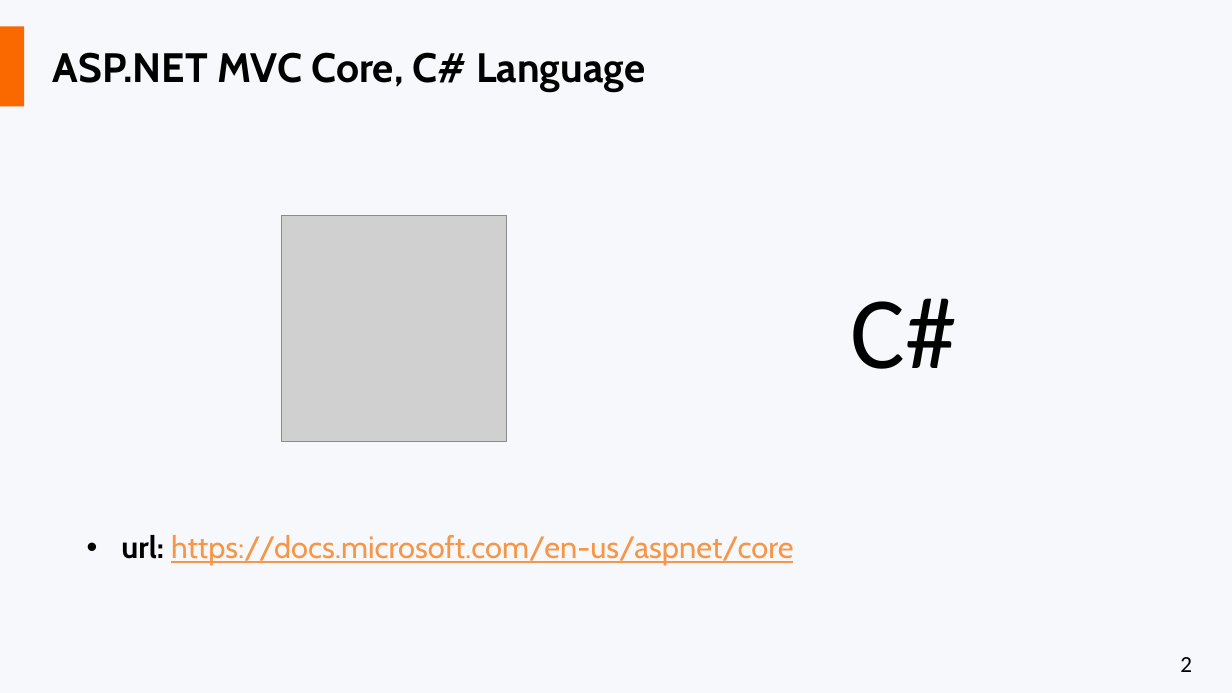
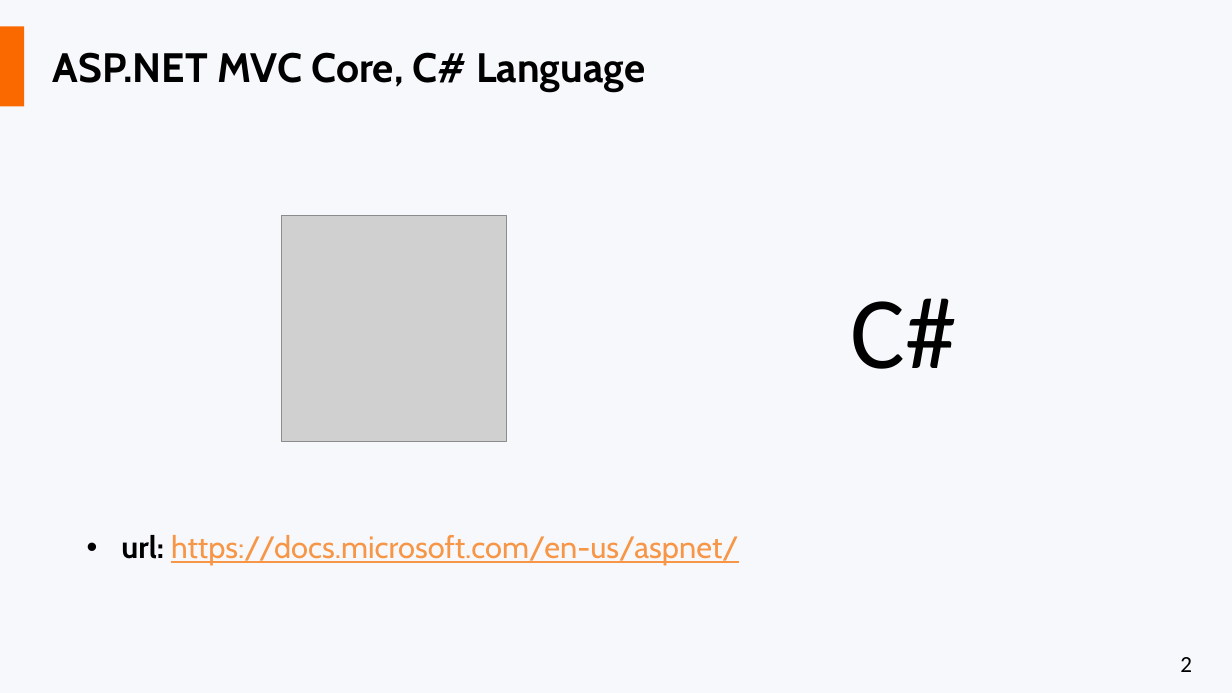
Before and after one commit to liviucotfas/ase-web-and-cloud-applications-security, a slide deck: slide 2 of Presentation ASPNET MVC Core - Part I.pptx. Drawn at 1232x693 pixels with LibreOffice and Linux fonts; fonts in the diff are those of the drawing; grey boxes stand for pictures. Boxes give left, top, right and bottom in pixels: in the first picture for what was removed or moved away, otherwise in the second. Text is boxed around its words. In the diff, an @@ line names an element or a change of style, - is before the commit and + after.

```diff
--- a/Presentation ASPNET MVC Core - Part I.pptx
+++ b/Presentation ASPNET MVC Core - Part I.pptx
@@ text at (121,535,739,565): text changed @@
-• url: https://docs.microsoft.com/en-us/aspnet/core
+• url: https://docs.microsoft.com/en-us/aspnet/
```
Also in this commit, not shown: 17 other slides changed, 2 slides removed, 4 other files.
